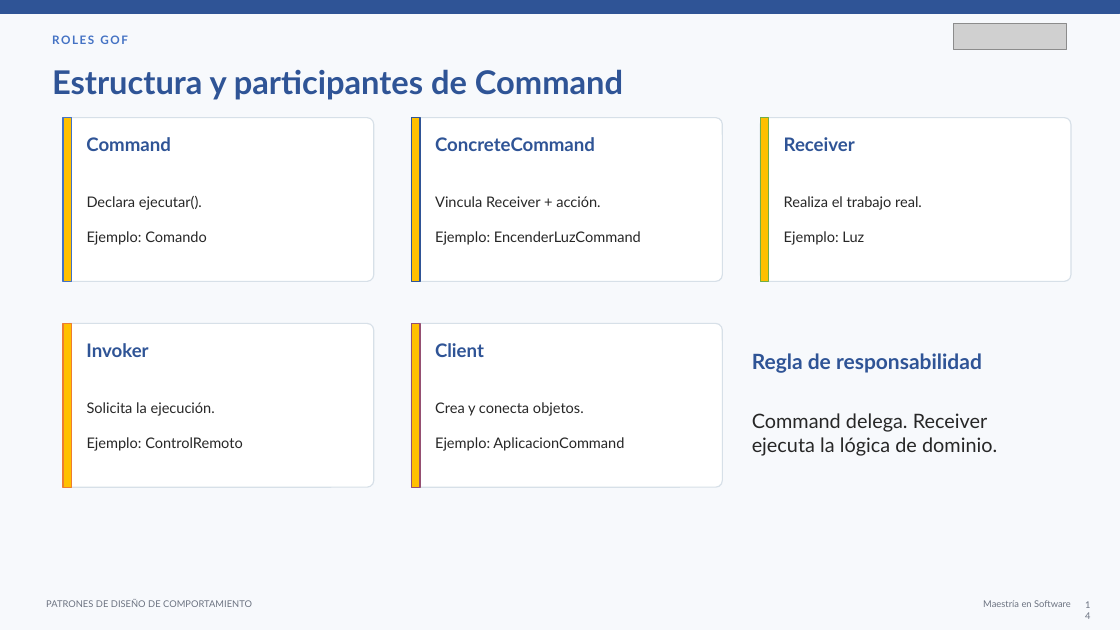
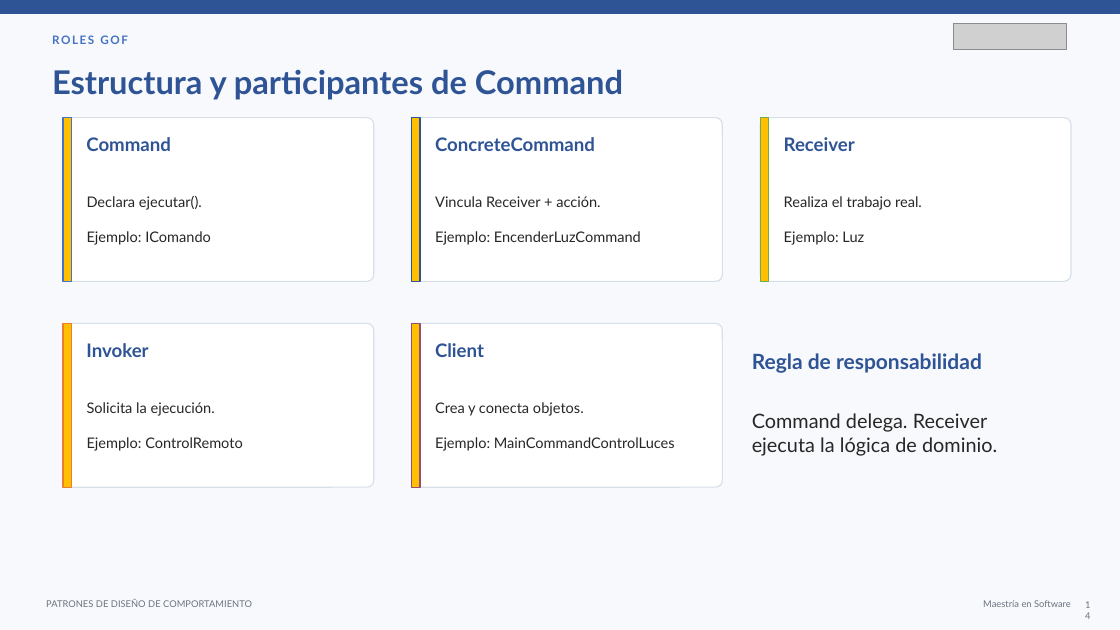
Before and after one commit to carytnas/PDS_Actividad03_Grupo02, a slide deck: slide 14 of documentacion/PDS_Actividad03_Grupo02.pptx. Drawn at 1120x630 pixels with LibreOffice and Linux fonts; fonts in the diff are those of the drawing; grey boxes stand for pictures. Boxes give left, top, right and bottom in pixels: in the first picture for what was removed or moved away, otherwise in the second. Text is boxed around its words. In the diff, an @@ line names an element or a change of style, - is before the commit and + after.

```diff
--- a/documentacion/PDS_Actividad03_Grupo02.pptx
+++ b/documentacion/PDS_Actividad03_Grupo02.pptx
@@ text at (87, 231, 211, 245): text changed @@
-Ejemplo: Comando
+Ejemplo: IComando
@@ text at (435, 437, 675, 451): text changed @@
-Ejemplo: AplicacionCommand
+Ejemplo: MainCommandControlLuces
```
Also in this commit, not shown: 10 other slides changed, 6 other files.
